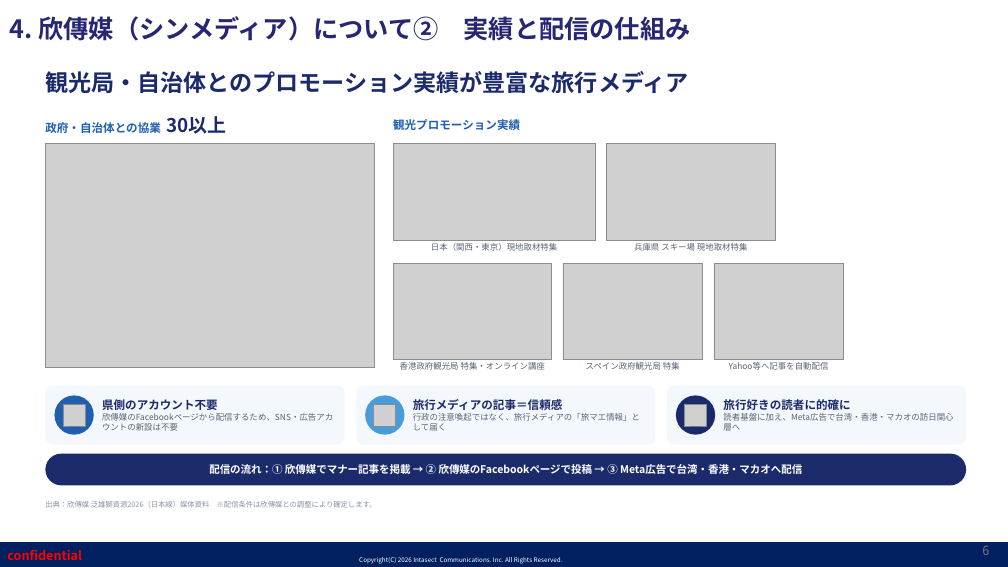
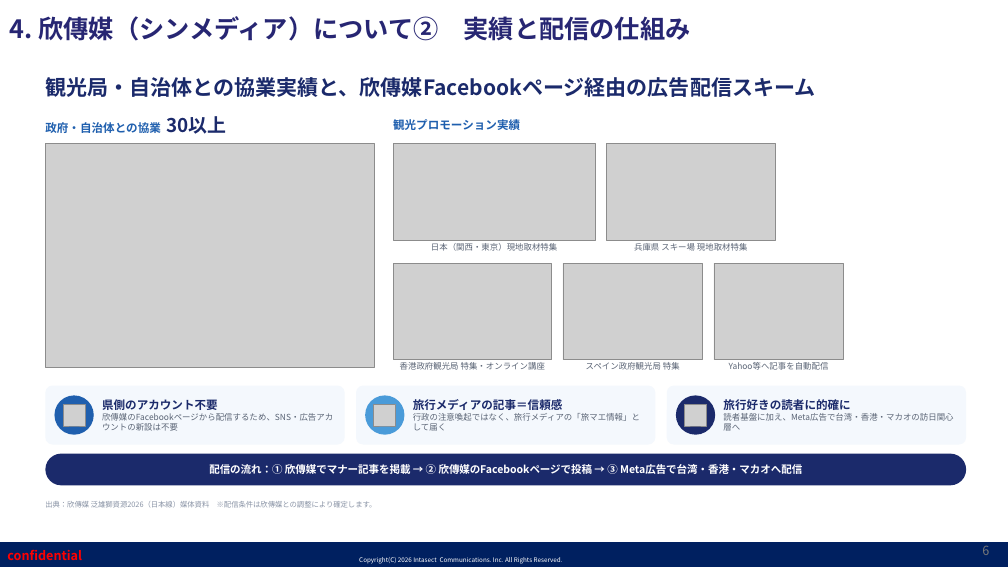
Before and after one commit to shelleychenyi/proposal, a slide deck: slide 6 of 神奈川縣/【インタセクト】神奈川県様_台湾・香港・マカオ向け2027年年始観光マナー啓発プロモーション_202609.pptx. Drawn at 1008x567 pixels with LibreOffice and Linux fonts; fonts in the diff are those of the drawing; grey boxes stand for pictures; background and template pictures are left out. Boxes give left, top, right and bottom in pixels: in the first picture for what was removed or moved away, otherwise in the second. Text is boxed around its words. In the diff, an @@ line names an element or a change of style, - is before the commit and + after.

```diff
--- a/神奈川縣/【インタセクト】神奈川県様_台湾・香港・マカオ向け2027年年始観光マナー啓発プロモーション_202609.pptx
+++ b/神奈川縣/【インタセクト】神奈川県様_台湾・香港・マカオ向け2027年年始観光マナー啓発プロモーション_202609.pptx
@@ text at [45, 77, 815, 97]: text changed; size 22 to 20 pt @@
-観光局・自治体とのプロモーション実績が豊富な旅行メディア
+観光局・自治体との協業実績と、欣傳媒Facebookページ経由の広告配信スキーム
@@ text "観光局・自治体との協業実績と、欣傳媒Facebookページ経由の広告配信スキーム" at [45, 77, 815, 97]: vertical alignment top to middle @@
```
Also in this commit, not shown: 5 other slides changed, 1 other file.
